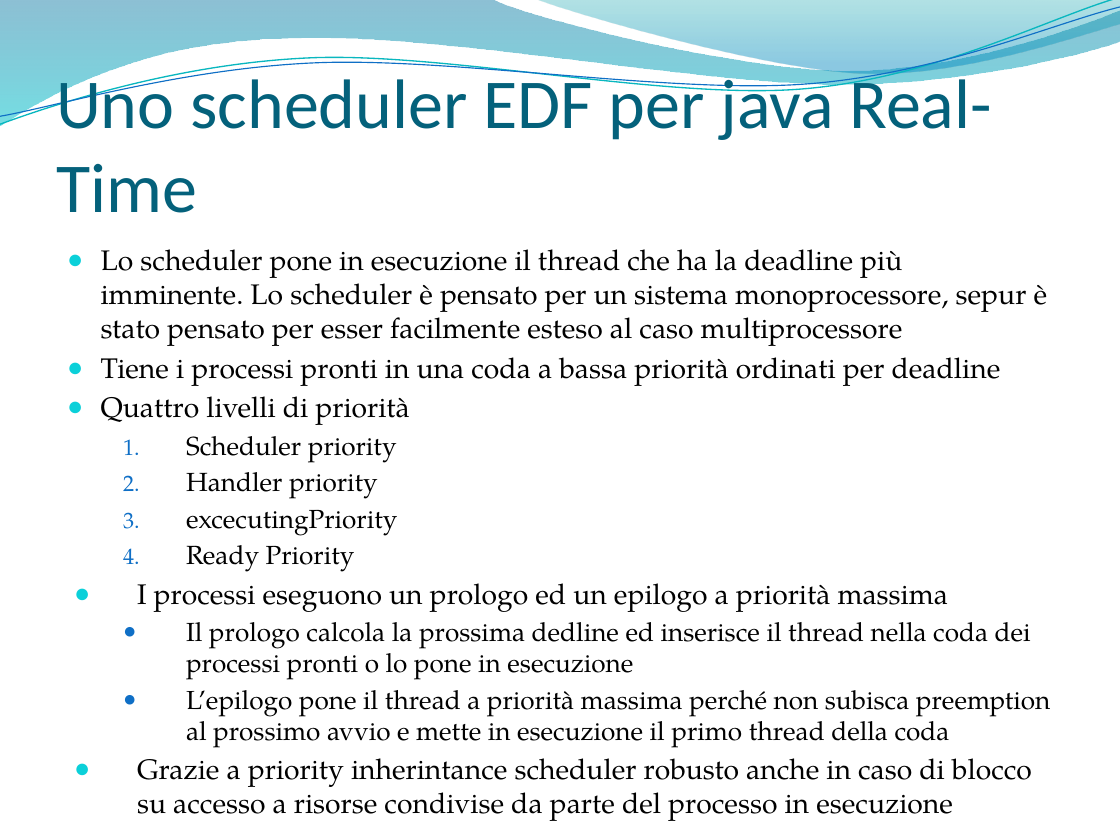
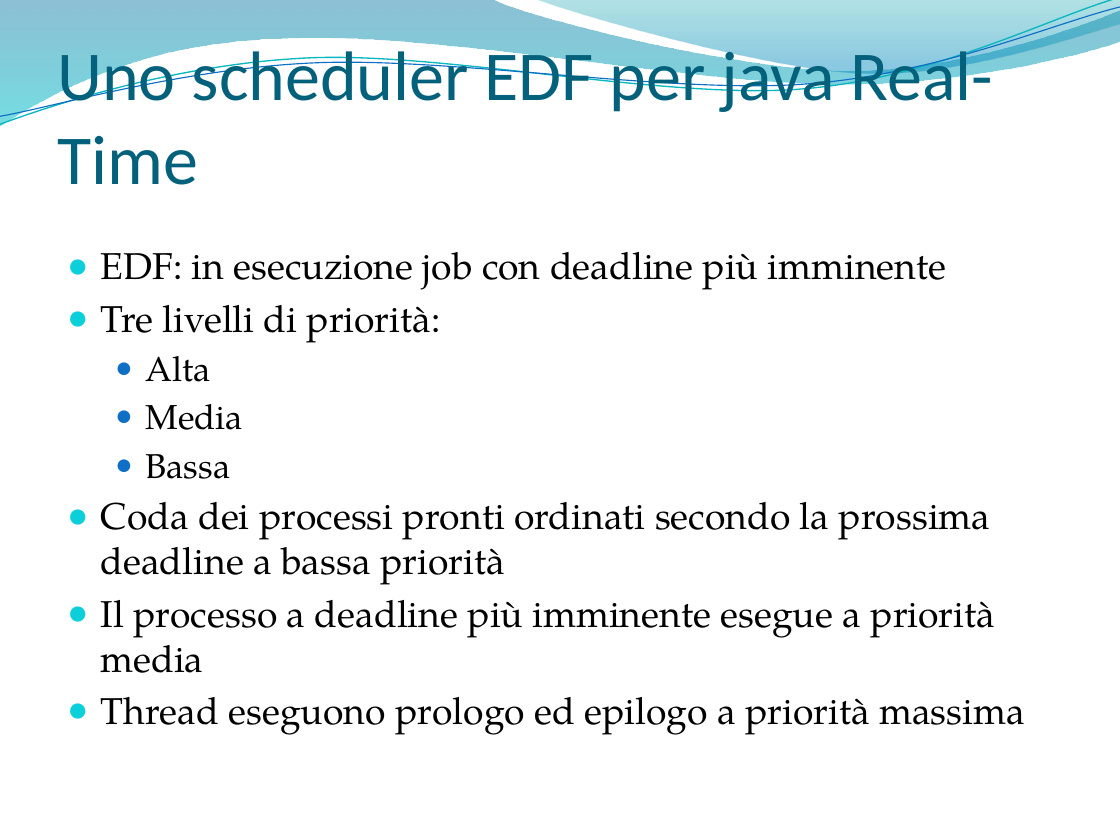
Before and after one commit to marconanni/provejavarealtime, a slide deck: slide 15 of SolarisNetBeansProjects/parti tesi/bozza presentazione.pptx (slide 10 before the commit). Drawn at 1120x840 pixels with LibreOffice and Linux fonts; fonts in the diff are those of the drawing; background and template pictures are left out. Boxes give left, top, right and bottom in pixels: in the first picture for what was removed or moved away, otherwise in the second. Text is boxed around its words. In the diff, an @@ line names an element or a change of style, - is before the commit and + after.

Commit message:
l'ultima versione della presentazione

```diff
--- a/SolarisNetBeansProjects/parti tesi/bozza presentazione.pptx
+++ b/SolarisNetBeansProjects/parti tesi/bozza presentazione.pptx
@@ title "Uno scheduler EDF per java ...": place and size @@
-title "Uno scheduler EDF per java ..." at [56, 69, 992, 213]
+title "Uno scheduler EDF per java ..." at [57, 42, 994, 185]
@@ text at [101, 252, 1025, 735]: text changed; size 18.2 to 24.1 pt @@
-● Lo scheduler pone in esecuzione il thread che ha la deadline più imminente. Lo scheduler è pensato per un sistema monoprocessore, sepur è stato pensato per esser facilmente esteso al caso multiprocessore
-● Tiene i processi pronti in una coda a bassa priorità ordinati per deadline
-● Quattro livelli di priorità
-  1. Scheduler priority
-  2. Handler priority
-  3. excecutingPriority
-  4. Ready Priority
-● I processi eseguono un prologo ed un epilogo a priorità massima
-  ● Il prologo calcola la prossima dedline ed inserisce il thread nella coda dei processi pronti o lo pone in esecuzione
-  ● L’epilogo pone il thread a priorità massima perché non subisca preemption al prossimo avvio e mette in esecuzione il primo thread della coda
-● Grazie a priority inherintance scheduler robusto anche in caso di blocco su accesso a risorse condivise da parte del processo in esecuzione
+● EDF: in esecuzione job con deadline più imminente
+● Tre livelli di priorità:
+  ● Alta
+  ● Media
+  ● Bassa
+● Coda dei processi pronti ordinati secondo la prossima deadline a bassa priorità
+● Il processo a deadline più imminente esegue a priorità media
+● Thread eseguono prologo ed epilogo a priorità massima
```
Also in this commit, not shown: 9 other slides changed, 16 slides added, 13 slides removed.
